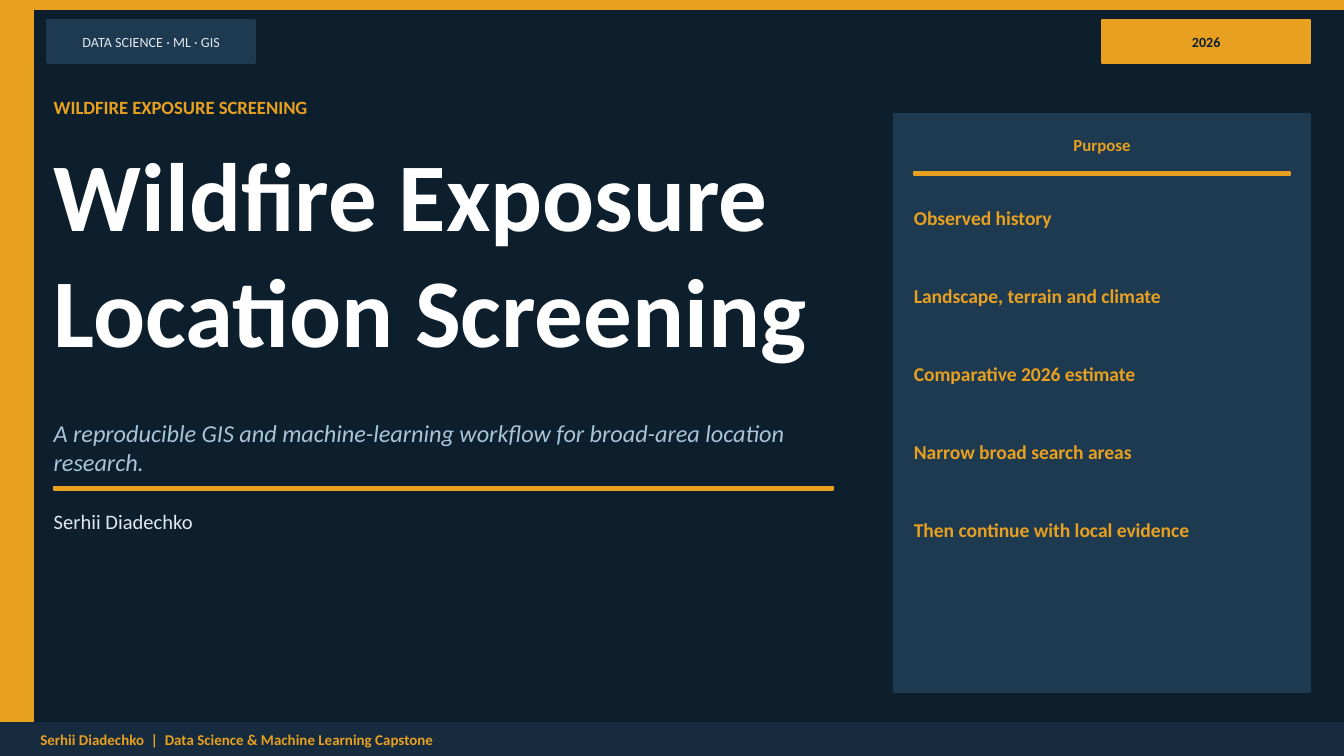
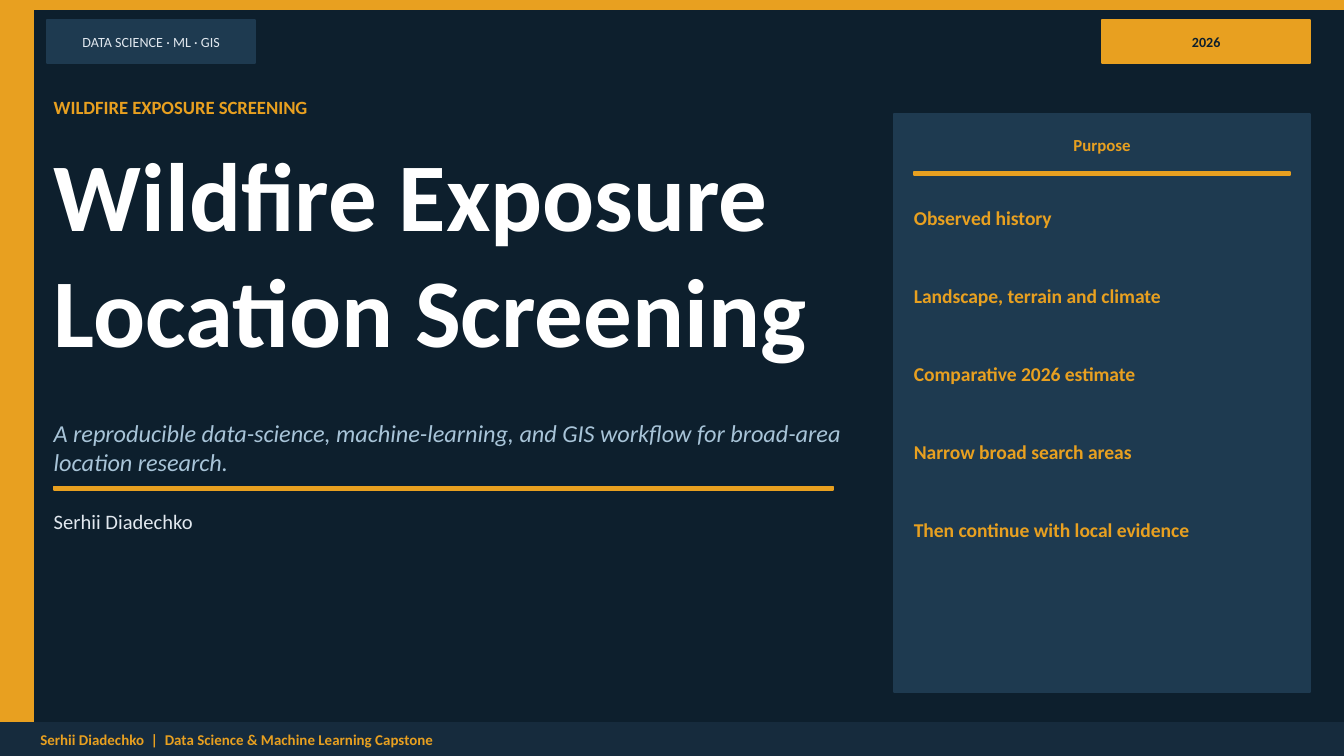
Before and after one commit to serhii-diadechko-git/wildfire_property_screening_portugal, a slide deck: slide 1 of reports/presentation/wildfire_exposure_screening_capstone_final.pptx. Drawn at 1344x756 pixels with LibreOffice and Linux fonts; fonts in the diff are those of the drawing. Boxes give left, top, right and bottom in pixels: in the first picture for what was removed or moved away, otherwise in the second. Text is boxed around its words. In the diff, an @@ line names an element or a change of style, - is before the commit and + after.

```diff
--- a/reports/presentation/wildfire_exposure_screening_capstone_final.pptx
+++ b/reports/presentation/wildfire_exposure_screening_capstone_final.pptx
@@ text at box(54, 425, 840, 471): text changed @@
-A reproducible GIS and machine-learning workflow for broad-area location research.
+A reproducible data-science, machine-learning, and GIS workflow for broad-area location research.
```
Also in this commit, not shown: 2 other slides changed.
